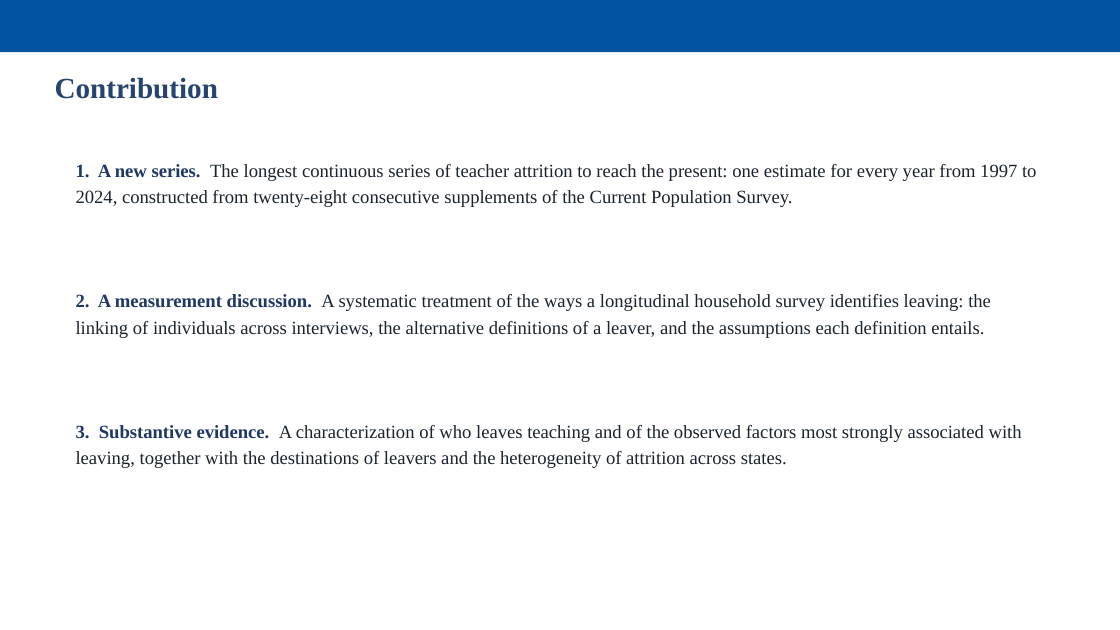
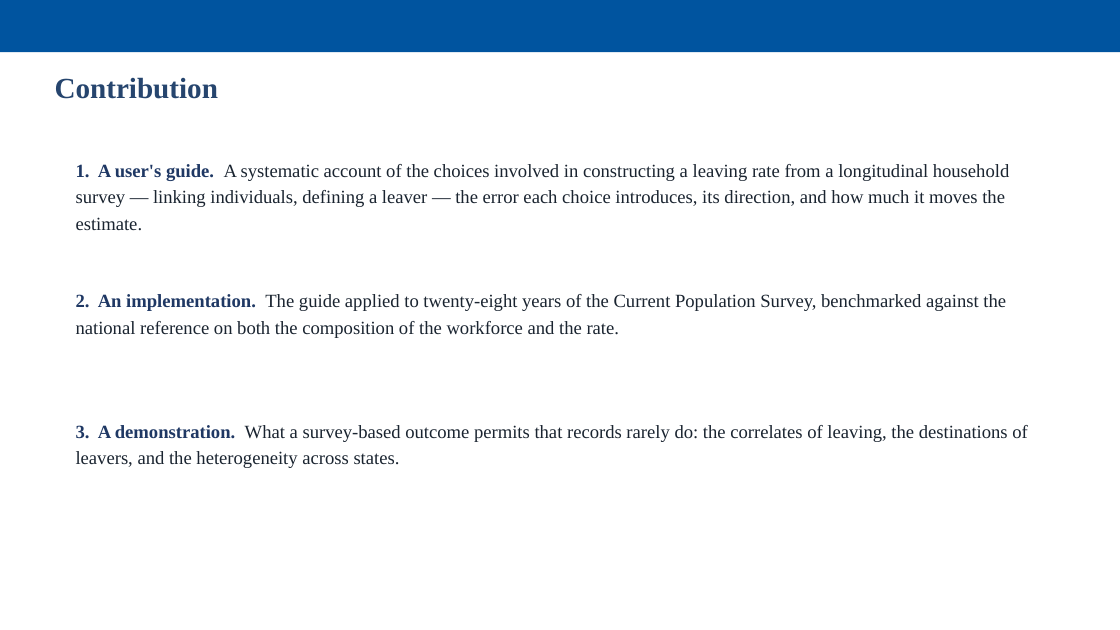
Before and after one commit to jedr1-ship-it/Alternative-Pathways----Quant, a slide deck: slide 3 of report/data_cluster/Proyect_US_cluster.pptx. Drawn at 1120x630 pixels with LibreOffice and Linux fonts; fonts in the diff are those of the drawing. Boxes give left, top, right and bottom in pixels: in the first picture for what was removed or moved away, otherwise in the second. Text is boxed around its words. In the diff, an @@ line names an element or a change of style, - is before the commit and + after.

```diff
--- a/report/data_cluster/Proyect_US_cluster.pptx
+++ b/report/data_cluster/Proyect_US_cluster.pptx
@@ text at [76,164,1010,230]: text changed @@
-1. A new series. The longest continuous series of teacher attrition to reach the present: one estimate for every year from 1997 to 2024, constructed from twenty-eight consecutive supplements of the Current Population Survey.
+1. A user's guide. A systematic account of the choices involved in constructing a leaving rate from a longitudinal household survey — linking individuals, defining a leaver — the error each choice introduces, its direction, and how much it moves the estimate.
@@ text at [76,294,1006,338]: text changed @@
-2. A measurement discussion. A systematic treatment of the ways a longitudinal household survey identifies leaving: the linking of individuals across interviews, the alternative definitions of a leaver, and the assumptions each definition entails.
+2. An implementation. The guide applied to twenty-eight years of the Current Population Survey, benchmarked against the national reference on both the composition of the workforce and the rate.
@@ text at [76,425,1028,468]: text changed @@
-3. Substantive evidence. A characterization of who leaves teaching and of the observed factors most strongly associated with leaving, together with the destinations of leavers and the heterogeneity of attrition across states.
+3. A demonstration. What a survey-based outcome permits that records rarely do: the correlates of leaving, the destinations of leavers, and the heterogeneity across states.
```
Also in this commit, not shown: 1 other slide changed, 3 slides added, 1 slide removed, 7 other files.
